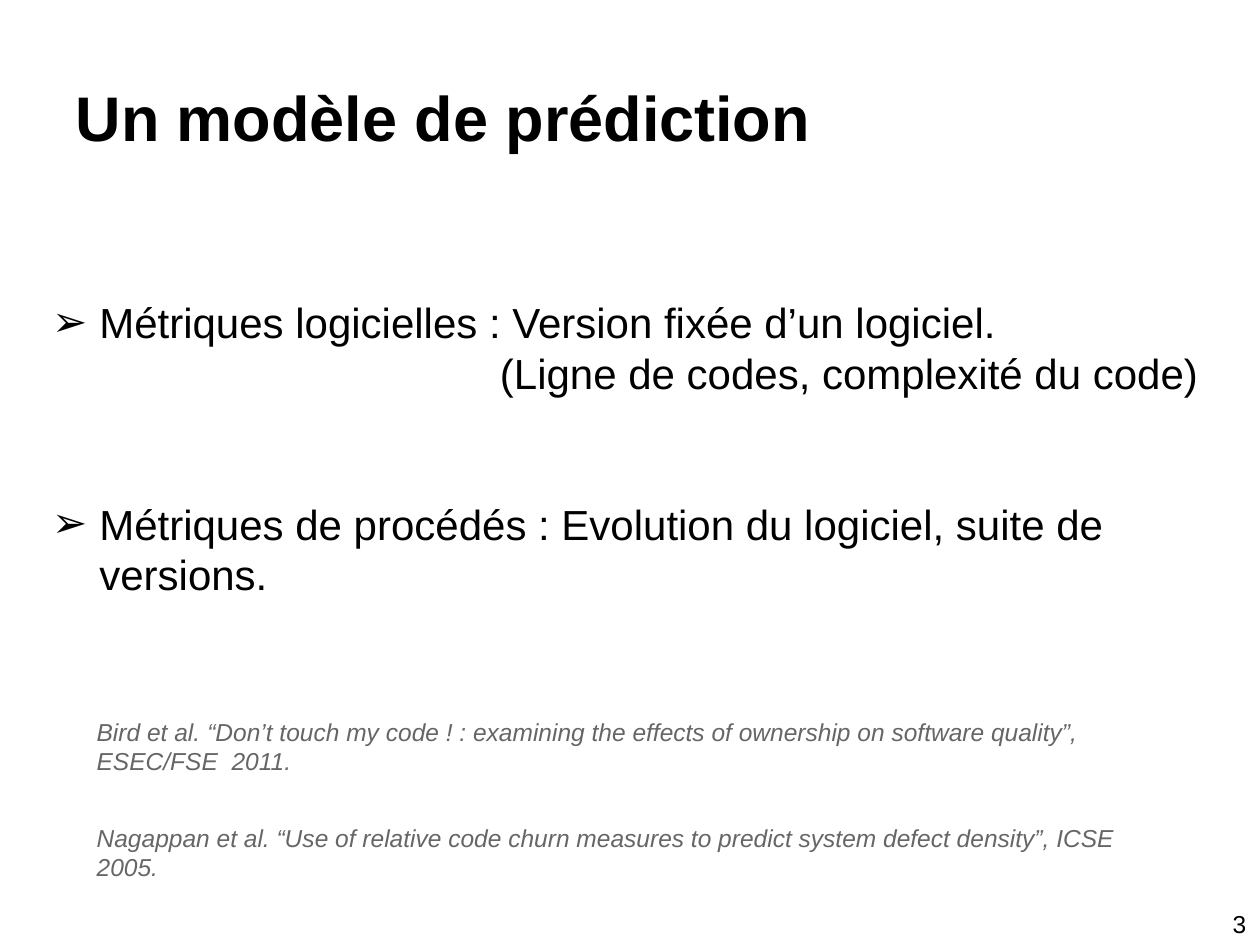
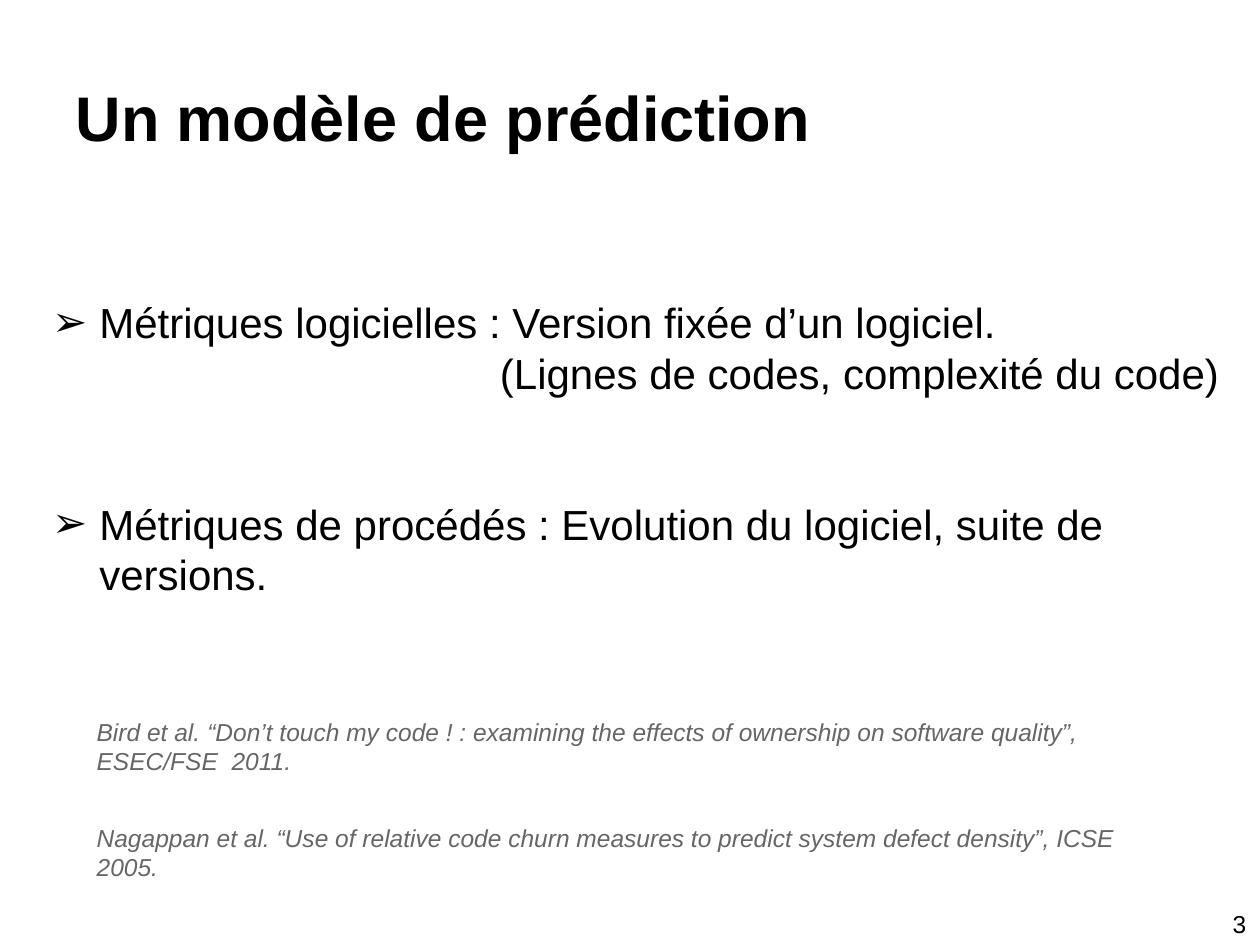
Before and after one commit to stonesong/Stage, a slide deck: slide 3 of presentation/presStageM2.pptx. Drawn at 1260x945 pixels with LibreOffice and Linux fonts; fonts in the diff are those of the drawing. Boxes give left, top, right and bottom in pixels: in the first picture for what was removed or moved away, otherwise in the second. Text is boxed around its words. In the diff, an @@ line names an element or a change of style, - is before the commit and + after.

Commit message:
presentation release2.2

```diff
--- a/presentation/presStageM2.pptx
+++ b/presentation/presStageM2.pptx
@@ text at <box>99,307,1219,397</box>: text changed @@
-➢ Métriques logicielles : Version fixée d’un logiciel.
-  (Ligne de codes, complexité du code)
+➢ Métriques logicielles : Version fixée d’un logiciel.
+  (Lignes de codes, complexité du code)
```
Also in this commit, not shown: 2 other slides changed, 1 other file.
